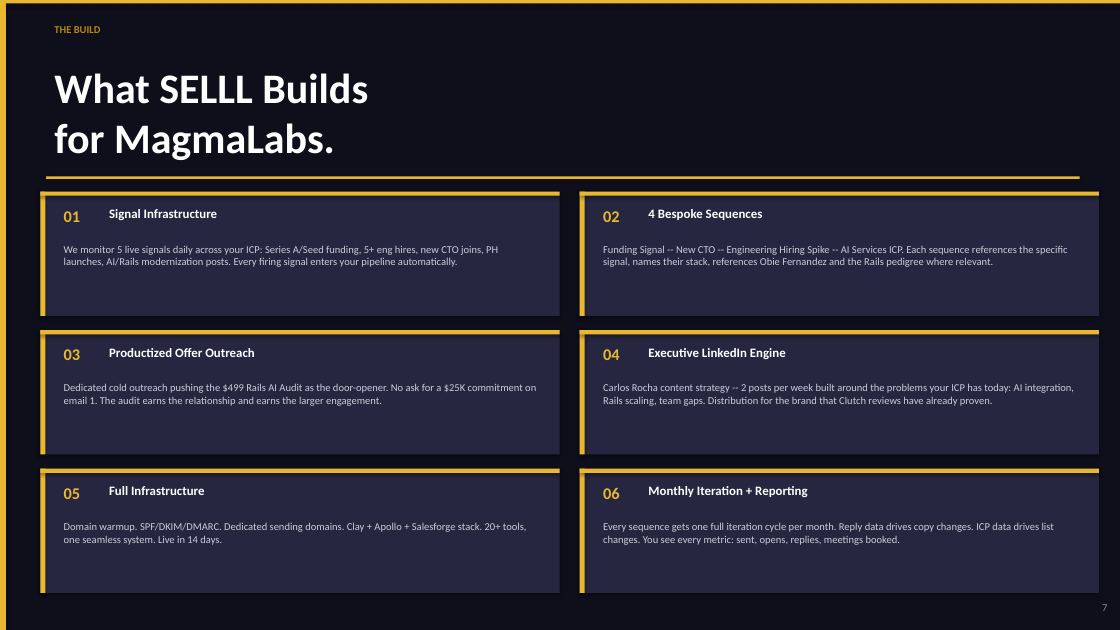
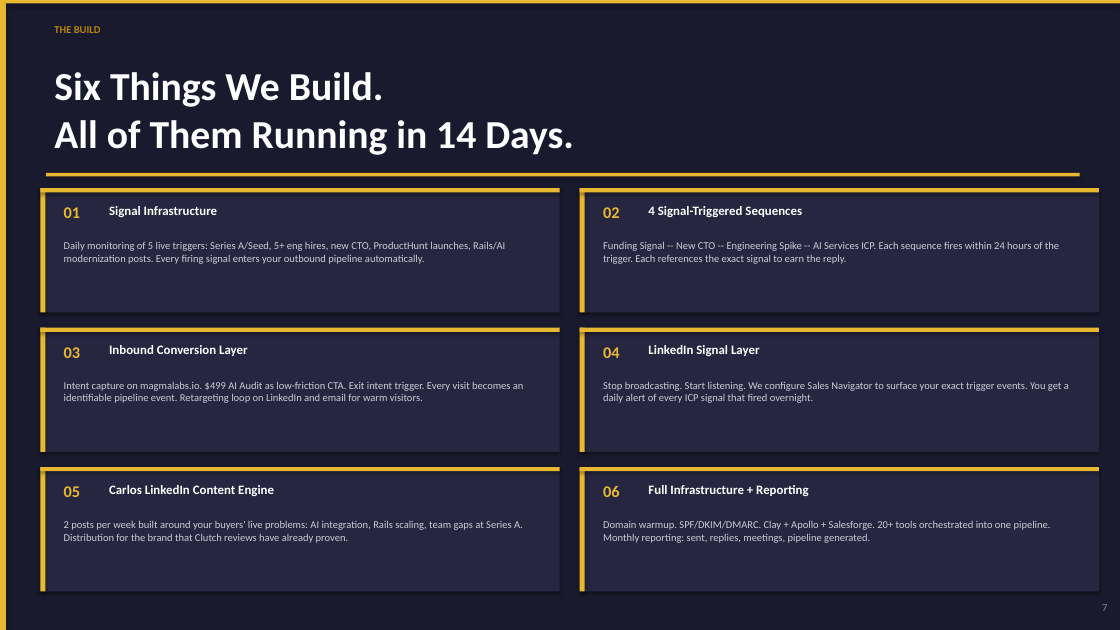
Before and after one commit to ogikicollins/Extruct-GTM-SKILLS, a slide deck: slide 7 of SELLL-Engine/MagmaLabs-Disco-Deck.pptx. Drawn at 1120x630 pixels with LibreOffice and Linux fonts; fonts in the diff are those of the drawing. Boxes give left, top, right and bottom in pixels: in the first picture for what was removed or moved away, otherwise in the second. Text is boxed around its words. In the diff, an @@ line names an element or a change of style, - is before the commit and + after.

```diff
--- a/SELLL-Engine/MagmaLabs-Disco-Deck.pptx
+++ b/SELLL-Engine/MagmaLabs-Disco-Deck.pptx
@@ background #0F0F1C to #1A1A2E @@
@@ text at (x1=54, y1=72, x2=574, y2=155): text changed; size 36 to 34 pt @@
-What SELLL Builds
-for MagmaLabs.
+Six Things We Build.
+All of Them Running in 14 Days.
@@ 6 rectangles, 2 texts moved together from (x1=40, y1=192, x2=1099, y2=316) to (x1=40, y1=188, x2=1099, y2=313) @@
@@ text at (x1=648, y1=206, x2=802, y2=217): text changed @@
-4 Bespoke Sequences
+4 Signal-Triggered Sequences
@@ text at (x1=64, y1=241, x2=505, y2=264): text changed @@
-We monitor 5 live signals daily across your ICP: Series A/Seed funding, 5+ eng hires, new CTO joins, PH launches, AI/Rails modernization posts. Every firing signal enters your pipeline automatically.
+Daily monitoring of 5 live triggers: Series A/Seed, 5+ eng hires, new CTO, ProductHunt launches, Rails/AI modernization posts. Every firing signal enters your outbound pipeline automatically.
@@ text at (x1=603, y1=241, x2=1059, y2=264): text changed @@
-Funding Signal -- New CTO -- Engineering Hiring Spike -- AI Services ICP. Each sequence references the specific signal, names their stack, references Obie Fernandez and the Rails pedigree where relevant.
+Funding Signal -- New CTO -- Engineering Spike -- AI Services ICP. Each sequence fires within 24 hours of the trigger. Each references the exact signal to earn the reply.
@@ text at (x1=109, y1=345, x2=248, y2=356): text changed @@
-Productized Offer Outreach
+Inbound Conversion Layer
@@ text at (x1=648, y1=345, x2=760, y2=356): text changed @@
-Executive LinkedIn Engine
+LinkedIn Signal Layer
@@ text at (x1=64, y1=381, x2=524, y2=403): text changed @@
-Dedicated cold outreach pushing the $499 Rails AI Audit as the door-opener. No ask for a $25K commitment on email 1. The audit earns the relationship and earns the larger engagement.
+Intent capture on magmalabs.io. $499 AI Audit as low-friction CTA. Exit intent trigger. Every visit becomes an identifiable pipeline event. Retargeting loop on LinkedIn and email for warm visitors.
@@ text at (x1=603, y1=381, x2=1069, y2=403): text changed @@
-Carlos Rocha content strategy -- 2 posts per week built around the problems your ICP has today: AI integration, Rails scaling, team gaps. Distribution for the brand that Clutch reviews have already proven.
+Stop broadcasting. Start listening. We configure Sales Navigator to surface your exact trigger events. You get a daily alert of every ICP signal that fired overnight.
@@ text at (x1=109, y1=485, x2=274, y2=496): text changed @@
-Full Infrastructure
+Carlos LinkedIn Content Engine
@@ text at (x1=648, y1=485, x2=808, y2=496): text changed @@
-Monthly Iteration + Reporting
+Full Infrastructure + Reporting
@@ text at (x1=64, y1=520, x2=523, y2=543): text changed @@
-Domain warmup. SPF/DKIM/DMARC. Dedicated sending domains. Clay + Apollo + Salesforge stack. 20+ tools, one seamless system. Live in 14 days.
+2 posts per week built around your buyers' live problems: AI integration, Rails scaling, team gaps at Series A. Distribution for the brand that Clutch reviews have already proven.
@@ text at (x1=603, y1=520, x2=1051, y2=543): text changed @@
-Every sequence gets one full iteration cycle per month. Reply data drives copy changes. ICP data drives list changes. You see every metric: sent, opens, replies, meetings booked.
+Domain warmup. SPF/DKIM/DMARC. Clay + Apollo + Salesforge. 20+ tools orchestrated into one pipeline. Monthly reporting: sent, replies, meetings, pipeline generated.
```
Also in this commit, not shown: 6 other slides changed, 6 slides added, 6 slides removed, 1 other file.
